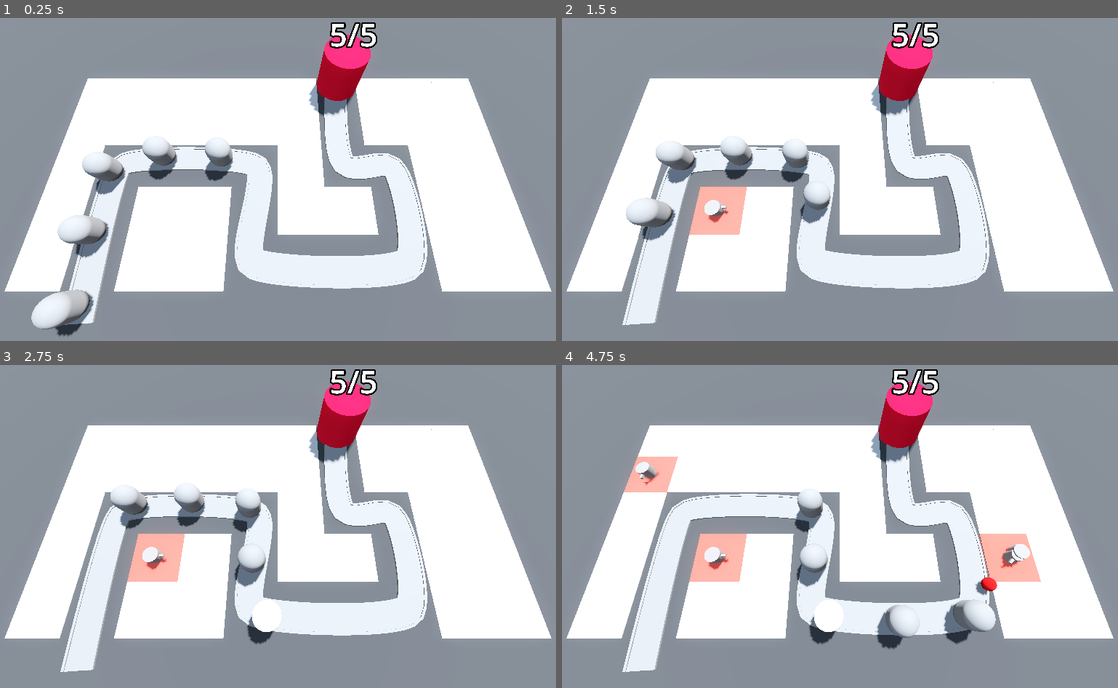
Above: before the commit, frames 1-4 (two rows, left to right).
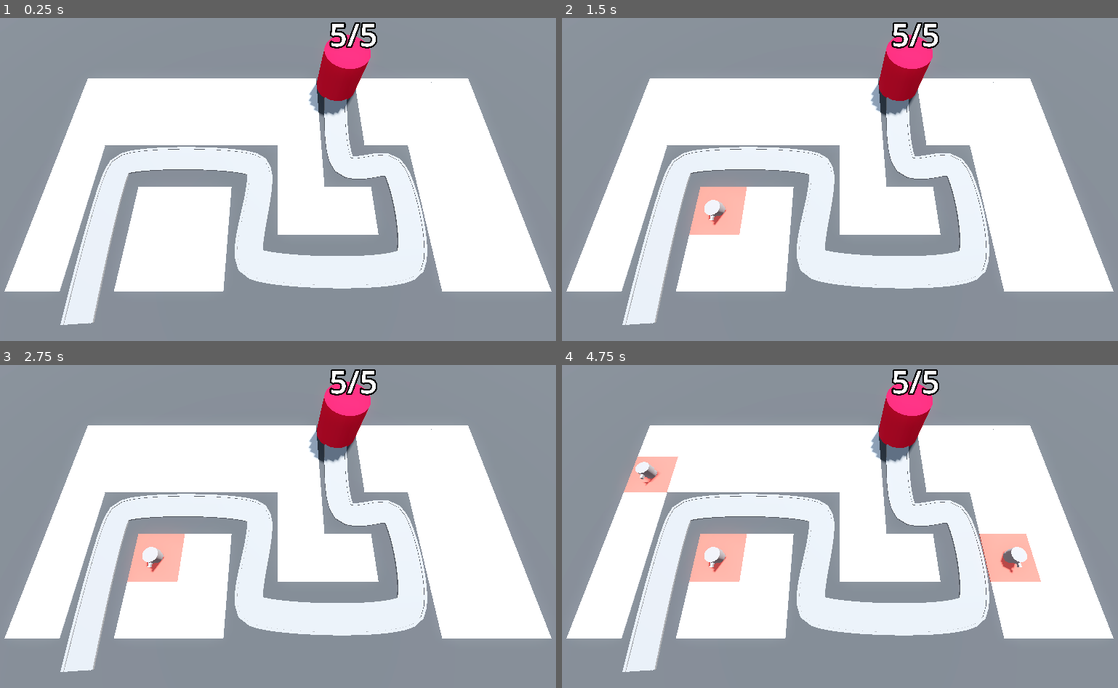
Above: after the commit, the same moments.

Repository: DTNevaeha/TD_Game
Game: Godot game, scene res://BaseLevel.tscn
Two runs of this game, one before a commit and one after it. Both use one fixed random seed, a clock stepped at 60 frames per second and the inputs below.
Inputs (mouse positions are in pixels of both pictures, inside the frame that each line leads up to):
- Up to frame 1 (0.25 s): no input
- Up to frame 2 (1.5 s): move the mouse to (967, 160) at 0.52 s; click (967, 160) at 0.6 s; move the mouse to (723, 192) at 1.27 s; click (723, 192) at 1.35 s
- Up to frame 3 (2.75 s): move the mouse to (333, 452) at 2.02 s; click (333, 452) at 2.1 s
- Up to frame 4 (4.75 s): move the mouse to (812, 591) at 2.77 s; click (812, 591) at 2.85 s; move the mouse to (1012, 574) at 3.52 s; click (1012, 574) at 3.6 s; move the mouse to (667, 474) at 4.27 s; click (667, 474) at 4.35 s

The runs differ from the first frame. In frame 1, 3.3% of the frame differs, in the area x 5-42%, y 36-99%; in frame 2, 2.5%; in frame 3, 2.0%; in frame 4, 2.5%.

Commit message:
Enemy now spawn every 2 seconds endlessly

Diff:
--- a/BaseLevel.tscn
+++ b/BaseLevel.tscn
@@ -1,9 +1,10 @@
-[gd_scene load_steps=12 format=3 uid="uid://c5cxdew1fk03r"]
+[gd_scene load_steps=13 format=3 uid="uid://c5cxdew1fk03r"]
 
 [ext_resource type="PackedScene" uid="uid://ycolhmqqt3pv" path="res://RayPickerCamera/ray_picker_camera.tscn" id="1_kc06i"]
 [ext_resource type="MeshLibrary" uid="uid://ckkxjo3ix7p35" path="res://MeshLibraries/SpaceLibraries.tres" id="1_q0ql3"]
 [ext_resource type="PackedScene" uid="uid://b8nhsajj7xnnv" path="res://Enemy/enemy.tscn" id="2_ay0h6"]
 [ext_resource type="PackedScene" uid="uid://d0kibjiwk3lrp" path="res://Base/base.tscn" id="3_qgggh"]
+[ext_resource type="Script" path="res://EnemyPath.gd" id="3_wwv14"]
 [ext_resource type="Script" path="res://TurretManager.gd" id="5_3if2y"]
 [ext_resource type="PackedScene" uid="uid://c1j6xn8dx5df5" path="res://Turret/turret.tscn" id="6_2dxod"]
 
@@ -56,10 +57,12 @@
 "cells": PackedInt32Array(65535, 65534, 0, 65531, 65535, 0, 4, 65535, 0, 4, 2, 0, 65531, 65534, 0, 65531, 0, 0, 65531,  …(352 unchanged characters)…
 }
 
-[node name="Path3D" type="Path3D" parent="."]
+[node name="EnemyPath" type="Path3D" parent="."]
 curve = SubResource("Curve3D_6htl5")
+script = ExtResource("3_wwv14")
+enemy_scene = ExtResource("2_ay0h6")
 
-[node name="Road" type="CSGPolygon3D" parent="Path3D"]
+[node name="Road" type="CSGPolygon3D" parent="EnemyPath"]
 polygon = PackedVector2Array(-1, 0.1, -1, 0.1, 1, 0.1, 1, 0)
 mode = 2
 path_node = NodePath("..")
@@ -72,7 +75,7 @@
 path_u_distance = 1.0
 path_joined = false
 
-[node name="LeftEdge" type="CSGPolygon3D" parent="Path3D"]
+[node name="LeftEdge" type="CSGPolygon3D" parent="EnemyPath"]
 polygon = PackedVector2Array(-1.1, 0, -1.1, 0.15, -0.9, 0.15, -0.9, 0)
 mode = 2
 path_node = NodePath("..")
@@ -85,7 +88,7 @@
 path_u_distance = 1.0
 path_joined = false
 
-[node name="RightEdge" type="CSGPolygon3D" parent="Path3D"]
+[node name="RightEdge" type="CSGPolygon3D" parent="EnemyPath"]
 polygon = PackedVector2Array(0.9, 0, 0.9, 0.15, 1.1, 0.15, 1.1, 0)
 mode = 2
 path_node = NodePath("..")
@@ -98,24 +101,9 @@
 path_u_distance = 1.0
 path_joined = false
 
-[node name="Enemy" parent="Path3D" instance=ExtResource("2_ay0h6")]
-transform = Transform3D(0.999995, 0, 0, 0, 1, 0, 0, 0, 0.999995, -14, 0, 14)
-
-[node name="Enemy2" parent="Path3D" instance=ExtResource("2_ay0h6")]
-transform = Transform3D(0.999409, 0, 0.0342226, 0, 1, 0, -0.0342226, 0, 0.999409, -14.2374, 0, 9.00581)
-progress = 5.0
-
-[node name="Enemy3" parent="Path3D" instance=ExtResource("2_ay0h6")]
-transform = Transform3D(0.999322, 0, -0.03667, 0, 1, 0, 0.03667, 0, 0.999322, -14.2816, 0, 4.00665)
-progress = 10.0
-
-[node name="Enemy4" parent="Path3D" instance=ExtResource("2_ay0h6")]
-transform = Transform3D(0.0701868, 0, -0.997529, 0, 1, 0, 0.997529, 0, 0.0701868, -11.1437, 0, 1.38962)
-progress = 15.0
-
-[node name="Enemy5" parent="Path3D" instance=ExtResource("2_ay0h6")]
-transform = Transform3D(-0.0475317, 0, -0.998865, 0, 1, 0, 0.998865, 0, -0.0475317, -6.14626, 0, 1.35325)
-progress = 20.0
+[node name="Timer" type="Timer" parent="EnemyPath"]
+wait_time = 2.0
+autostart = true
 
 [node name="Base" parent="." instance=ExtResource("3_qgggh")]
 transform = Transform3D(1, 0, 0, 0, 1, 0, 0, 0, 1, 6, 0, -7)
@@ -123,4 +111,6 @@
 [node name="TurretManager" type="Node3D" parent="." node_paths=PackedStringArray("enemy_path")]
 script = ExtResource("5_3if2y")
 turret = ExtResource("6_2dxod")
-enemy_path = NodePath("../Path3D")
+enemy_path = NodePath("../EnemyPath")
+
+[connection signal="timeout" from="EnemyPath/Timer" to="EnemyPath" method="_on_timer_timeout"]
--- /dev/null
+++ b/EnemyPath.gd
@@ -0,0 +1,8 @@
+extends Path3D
+
+@export var enemy_scene: PackedScene
+
+
+func spawn_enemy() -> void:
+	var new_enemy = enemy_scene.instantiate()
+	add_child(new_enemy)
